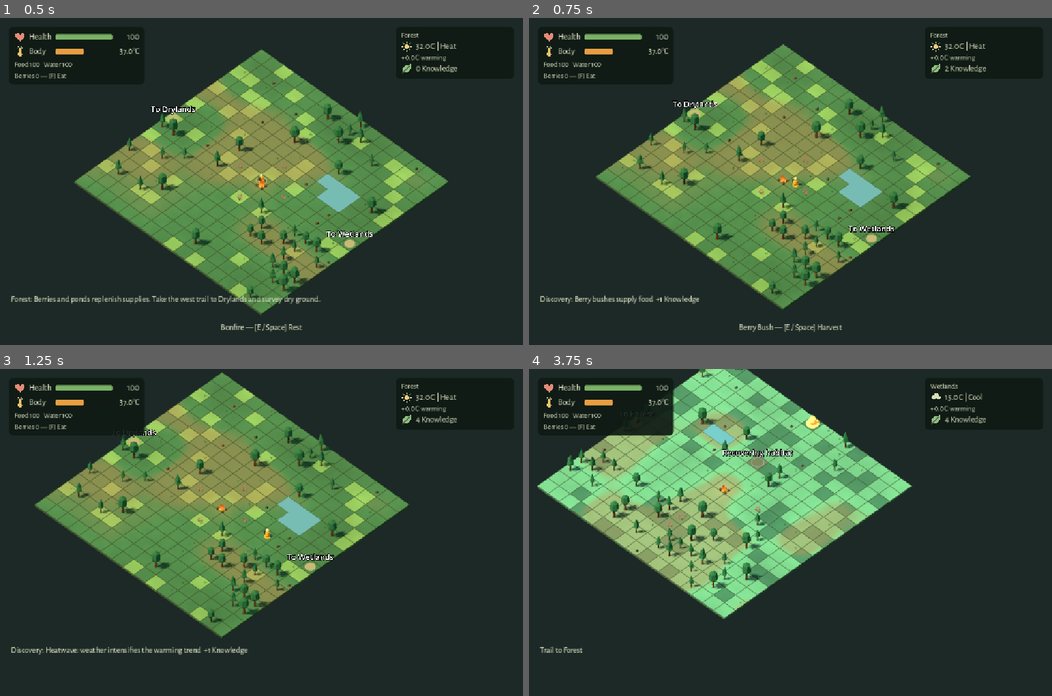
Above: before the commit, frames 1-4 (two rows, left to right).
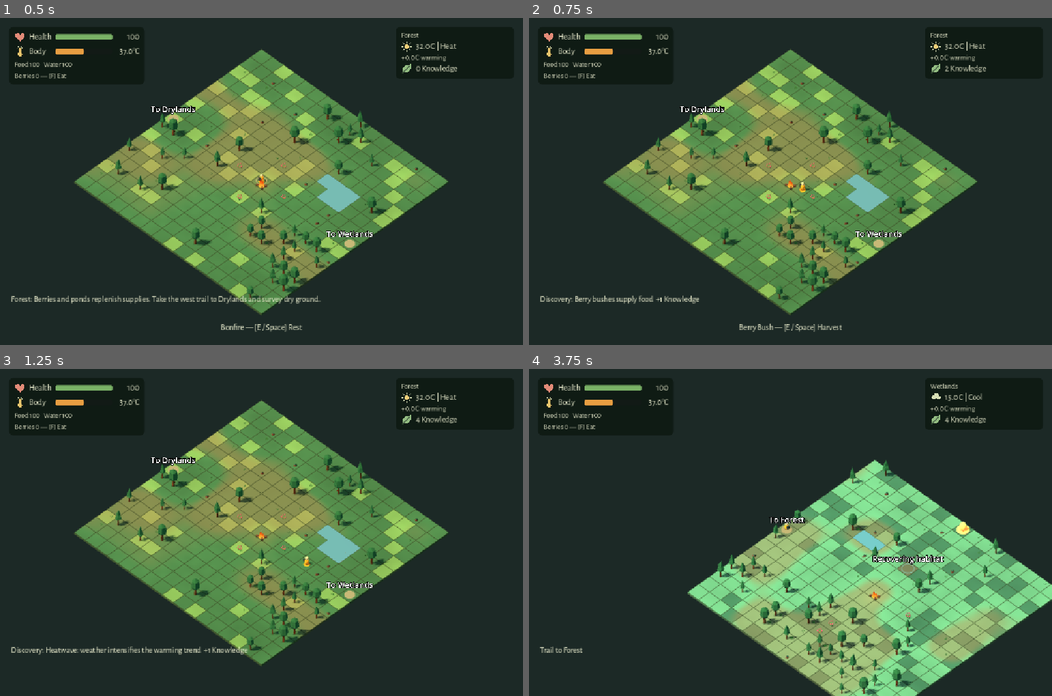
Above: after the commit, the same moments.

Repository: emir-masinovic/gameup-2026-nihilists
Game: Godot game, scene res://features/levels/forest/forest_level.tscn
Two runs of this game, one before a commit and one after it. Both use one fixed random seed, a clock stepped at 60 frames per second and the inputs below. This scene is started directly instead of the project's main scene.
Inputs (mouse positions are in pixels of both pictures, inside the frame that each line leads up to):
- Up to frame 1 (0.5 s): no input
- Up to frame 2 (0.75 s): tap Enter (ui_accept) at 0.5 s; move the mouse to (905, 165) at 0.52 s; hold D (move_east) from 0.53 s (still down); hold C (camera_mode_cycle) from 0.53 s (still down); click (905, 165) at 0.67 s
- Up to frame 3 (1.25 s): keep holding D (move_east); keep holding C (camera_mode_cycle); tap Enter (ui_accept) at 0.77 s; tap Middle mouse button (camera_orbit) at 0.8 s
- Up to frame 4 (3.75 s): release D (move_east) at 1.25 s; release C (camera_mode_cycle) at 1.25 s; drag from (685, 548) to (764, 597) at 1.27 s; move the mouse to (842, 460) at 2.02 s; hold D (move_east) 2.03-2.75 s; hold F (eat) 2.03-2.75 s; click (842, 460) at 2.17 s; tap C (camera_mode_cycle) at 2.3 s; drag from (764, 597) to (633, 483) at 2.77 s; move the mouse to (947, 581) at 3.52 s; hold A (move_west) from 3.53 s (still down); hold Middle mouse button (camera_orbit) from 3.53 s (still down); click (947, 581) at 3.67 s

Frame 1 is identical in both runs. In frame 2, 12% of the frame differs, in the area x 12-86%, y 8-91%; in frame 3, 25%; in frame 4, 49%, in the area x 1-100%, y 0-100%.

Commit message:
refactor: simplify camera modes and clean documentation

Diff:
--- a/features/levels/forest/camera_orbit.gd
+++ b/features/levels/forest/camera_orbit.gd
@@ -1,26 +1,22 @@
 extends Node3D
 signal mode_changed(mode: String)
 
-const CAMERA_MODES = ["Board Center", "Follow Player", "Free Camera"]
+const CAMERA_MODES = ["Follow Player", "Board Center"]
 const MIN_ZOOM = 10.0
 const MAX_ZOOM = 56.0
 const ZOOM_FACTOR = 0.88
-const MAX_FREE_OFFSET = 100.0
 var target_zoom = 42.0
 var target_yaw = PI * 0.25
 var target_pitch = PI * 0.25
 var pitch = PI * 0.25
 var drag_button = 0
-var mode = "Board Center"
+var mode = "Follow Player"
 var board_center = Vector3.ZERO
-var free_target = Vector3.ZERO
 var player_target: Node3D
-var _drag_pan = false
-var _last_default = "Board Center"
+var _last_default = "Follow Player"
 
 func _ready():
 	board_center = global_position
-	free_target = board_center
 	_last_default = SettingsManager.camera_mode
 	mode = _last_default
 	rotation.y = target_yaw
@@ -29,44 +25,33 @@
 	SettingsManager.graphics_changed.connect(_settings_changed)
 	get_tree().root.focus_exited.connect(_cancel_drag)
 
-# Region arrivals resolve the new target immediately, retaining only the free
-# inspection offset relative to the old board, never the old world position.
+# Region arrivals resolve the new player/board target immediately, retaining
+# orbit and zoom without carrying the old region position.
 func configure_targets(center: Vector3, player: Node3D, restore: Dictionary = {}):
 	board_center = center
 	player_target = player
-	free_target = center
 	if not restore.is_empty():
 		mode = restore.get("mode", mode)
 		if mode not in CAMERA_MODES:
-			mode = SettingsManager.camera_mode
+			mode = "Follow Player"
 		target_yaw = restore.get("target_yaw", restore.get("yaw", target_yaw))
 		rotation.y = restore.get("yaw", target_yaw)
 		target_pitch = restore.get("target_pitch", restore.get("pitch", target_pitch))
 		pitch = restore.get("pitch", target_pitch)
 		target_zoom = clampf(restore.get("target_zoom", restore.get("zoom", target_zoom)), MIN_ZOOM, MAX_ZOOM)
 		$Camera3D.size = clampf(restore.get("zoom", target_zoom), MIN_ZOOM, MAX_ZOOM)
-		var offset = restore.get("free_offset", Vector3.ZERO)
-		if offset is Vector3 and offset.is_finite():
-			free_target = center + offset.limit_length(MAX_FREE_OFFSET)
 	global_position = _target_position()
-	if mode == "Free Camera" and restore.get("free_position_offset") is Vector3:
-		var current_offset: Vector3 = restore.free_position_offset
-		if current_offset.is_finite():
-			global_position = center + current_offset.limit_length(MAX_FREE_OFFSET)
 	_cancel_drag()
 	_update_camera()
 
 func get_transition_state() -> Dictionary:
 	return {"mode": mode, "yaw": rotation.y, "target_yaw": target_yaw,
 		"pitch": pitch, "target_pitch": target_pitch, "zoom": $Camera3D.size,
-		"target_zoom": target_zoom, "free_offset": free_target - board_center,
-		"free_position_offset": global_position - board_center}
+		"target_zoom": target_zoom}
 
 func set_mode(value: String):
 	if value not in CAMERA_MODES or value == mode:
 		return
-	if value == "Free Camera":
-		free_target = global_position
 	mode = value
 	_cancel_drag()
 	mode_changed.emit(mode)
@@ -74,7 +59,7 @@
 func _target_position() -> Vector3:
 	if mode == "Follow Player" and is_instance_valid(player_target):
 		return player_target.global_position
-	return free_target if mode == "Free Camera" else board_center
+	return board_center
 
 func _settings_changed():
 	if _last_default != SettingsManager.camera_mode:
@@ -84,7 +69,6 @@
 
 func _cancel_drag():
 	drag_button = 0
-	_drag_pan = false
 
 func _input(event):
 	# Release is observed even when a UI control consumes the event.
@@ -102,7 +86,6 @@
 	if event is InputEventMouseButton and event.pressed:
 		if event.is_action_pressed("camera_orbit"):
 			drag_button = event.button_index
-			_drag_pan = mode == "Free Camera" and event.shift_pressed
 			get_viewport().set_input_as_handled()
 		elif event.is_action_pressed("camera_zoom_in"):
 			target_zoom = clampf(target_zoom * pow(ZOOM_FACTOR, maxf(event.factor, 1.0)), MIN_ZOOM, MAX_ZOOM)
@@ -115,16 +98,9 @@
 		if not event.button_mask & mask:
 			_cancel_drag()
 			return
-		if _drag_pan:
-			var camera = $Camera3D
-			var extent = camera.size if camera.projection == Camera3D.PROJECTION_ORTHOGONAL else camera.position.length() * 2.0 * tan(deg_to_rad(camera.fov * 0.5))
-			var units_per_pixel = extent / maxf(get_viewport().get_visible_rect().size.y, 1.0)
-			var displacement = (-camera.global_basis.x * event.relative.x + camera.global_basis.y * event.relative.y) * units_per_pixel
-			free_target = board_center + (free_target + displacement - board_center).limit_length(MAX_FREE_OFFSET)
-		else:
-			var sensitivity = SettingsManager.mouse_sensitivity
-			target_yaw = wrapf(target_yaw - event.relative.x * sensitivity, -PI, PI)
-			target_pitch += event.relative.y * sensitivity
+		var sensitivity = SettingsManager.mouse_sensitivity
+		target_yaw = wrapf(target_yaw - event.relative.x * sensitivity, -PI, PI)
+		target_pitch += event.relative.y * sensitivity
 		get_viewport().set_input_as_handled()
 
 func _notification(what):
--- a/features/menus/options_menu.gd
+++ b/features/menus/options_menu.gd
@@ -154,7 +154,7 @@
 			camera_mode.select(camera_modes.find(SettingsManager.camera_mode))
 			camera_mode.item_selected.connect(func(index): SettingsManager.camera_mode = camera_modes[index]; persist())
 			setting_row("Default camera mode", camera_mode, "CameraMode")
-			label("Cycle modes with the camera mode binding. In Free Camera, hold Shift while dragging the orbit button to pan.")
+			label("Cycle Follow Player and Board Center with the camera mode binding.")
 			var modes = ["Orthographic", "Perspective"]
 			var projection = segmented_control(modes, modes.find(SettingsManager.camera_projection), func(index): SettingsManager.camera_projection = modes[index]; persist())
 			projection.add_theme_constant_override("separation", 12)
--- a/features/settings/settings_manager.gd
+++ b/features/settings/settings_manager.gd
@@ -7,8 +7,8 @@
 const MAX_MOUSE_SENSITIVITY = 0.02
 var mouse_sensitivity = DEFAULT_MOUSE_SENSITIVITY
 var camera_projection = "Orthographic"
-const CAMERA_MODES = ["Board Center", "Follow Player", "Free Camera"]
-var camera_mode = "Board Center"
+const CAMERA_MODES = ["Follow Player", "Board Center"]
+var camera_mode = "Follow Player"
 
 const DEFAULT_BINDINGS = {
 	"move_north": [KEY_W, KEY_UP], "move_south": [KEY_S, KEY_DOWN],
@@ -63,8 +63,8 @@
 	shadow_quality = shadows if shadows is int and shadows in [0, 1, 2, 3] else 2
 	var projection = config.get_value("gameplay", "camera_projection", "Orthographic")
 	camera_projection = projection if projection is String and projection in ["Orthographic", "Perspective"] else "Orthographic"
-	var saved_mode = config.get_value("gameplay", "camera_mode", "Board Center")
-	camera_mode = saved_mode if saved_mode is String and saved_mode in CAMERA_MODES else "Board Center"
+	var saved_mode = config.get_value("gameplay", "camera_mode", "Follow Player")
+	camera_mode = saved_mode if saved_mode is String and saved_mode in CAMERA_MODES else "Follow Player"
 	var sensitivity = config.get_value("controls", "mouse_sensitivity", DEFAULT_MOUSE_SENSITIVITY)
 	mouse_sensitivity = clampf(float(sensitivity), MIN_MOUSE_SENSITIVITY, MAX_MOUSE_SENSITIVITY) if (sensitivity is float or sensitivity is int) and is_finite(float(sensitivity)) else DEFAULT_MOUSE_SENSITIVITY
 	var candidate = config.get_value("controls", "bindings", {})
@@ -178,7 +178,7 @@
 	match category:
 		"Gameplay":
 			camera_projection = "Orthographic"
-			camera_mode = "Board Center"
+			camera_mode = "Follow Player"
 		"Audio":
 			volumes = {"Master": 0.8, "Music": 0.8, "SFX": 0.8}
 		"Controls":
--- a/tests/camera_grid_test.gd
+++ b/tests/camera_grid_test.gd
@@ -25,6 +25,7 @@
 	var world = current_scene
 	world.set_process(false)
 	var rig = world.get_node("CameraRig")
+	rig.set_mode("Board Center")
 	var camera = rig.get_node("Camera3D")
 	var grid_snapshot = world.grid.cells.duplicate(true)
 	var center = world.grid.world_position(world.grid.start)
--- a/tests/camera_modes_test.gd
+++ b/tests/camera_modes_test.gd
@@ -35,7 +35,18 @@
 	settings.load_settings()
 	check(settings.bindings.move_north == [KEY_C, KEY_UP] and settings.bindings.interact == [KEY_F, KEY_SPACE], "Legacy player bindings are preserved")
 	check(settings.bindings.camera_mode_cycle == [0, 0] and settings.bindings.eat == [0, 0], "Conflicting newly added defaults are unbound")
-	check(settings.camera_mode == "Board Center", "Invalid mode uses Board Center")
+	check(settings.camera_mode == "Follow Player", "Invalid mode uses Follow Player")
+	config.set_value("gameplay", "camera_mode", "Free Camera")
+	config.save(settings.storage_path)
+	settings.load_settings()
+	check(settings.camera_mode == "Follow Player", "Removed mode migrates safely to Follow Player")
+	settings.save_settings()
+	config.load(settings.storage_path)
+	check(config.get_value("gameplay", "camera_mode") == "Follow Player", "Next save persists the migrated mode")
+	config.erase_section_key("gameplay", "camera_mode")
+	config.save(settings.storage_path)
+	settings.load_settings()
+	check(settings.camera_mode == "Follow Player", "Missing setting uses Follow Player")
 	settings.reset_defaults()
 	var saves = root.get_node("SaveManager")
 	saves.storage_path = "user://camera_modes_progression.json"
@@ -50,12 +61,15 @@
 	var center = world.grid.world_position(world.grid.start)
 	rig.configure_targets(center, player)
 	var cells = world.grid.cells.duplicate(true)
-	check(rig.mode == "Board Center" and rig.global_position.is_equal_approx(center), "Board Center starts at existing pivot")
+	check(rig.mode == "Follow Player" and rig.global_position.is_equal_approx(player.global_position), "Fresh settings follow the actual player")
+	check(settings.CAMERA_MODES == ["Follow Player", "Board Center"], "Only two public modes remain")
 	var cycle = InputEventKey.new()
 	cycle.physical_keycode = KEY_C
 	cycle.pressed = true
 	rig._unhandled_input(cycle)
-	check(rig.mode == "Follow Player" and settings.camera_mode == "Board Center", "C cycles temporarily without replacing saved default")
+	check(rig.mode == "Board Center" and settings.camera_mode == "Follow Player", "C switches to Board Center without replacing saved default")
+	rig._unhandled_input(cycle)
+	check(rig.mode == "Follow Player", "C switches back to Follow Player")
 	player.global_position += Vector3(4, 0, 0)
 	var before = rig.global_position
 	rig._process(0.01)
@@ -63,36 +77,33 @@
 	rig._process(10.0)
 	check(rig.global_position.is_equal_approx(player.global_position), "Follow reaches actual player")
 	var before_orbit = rig.target_yaw
-	rig._unhandled_input(cycle)
-	check(rig.mode == "Free Camera", "C reaches Free Camera")
 	var press = InputEventMouseButton.new()
 	press.button_index = MOUSE_BUTTON_MIDDLE
 	press.pressed = true
 	press.shift_pressed = true
 	rig._unhandled_input(press)
 	var motion = InputEventMouseMotion.new()
-	motion.relative = Vector2(70, 40)
+	motion.relative = Vector2(70,40)
 	motion.button_mask = MOUSE_BUTTON_MASK_MIDDLE
-	var free_before = rig.free_target
 	rig._unhandled_input(motion)
-	check(not rig.free_target.is_equal_approx(free_before) and is_equal_approx(rig.target_yaw, before_orbit), "Shift orbit binding pans free target without orbit")
-	check(world.grid.cells == cells, "Free pan does not mutate logical grid")
-	rig._process(0.01)
-	check(not rig.global_position.is_equal_approx(rig.free_target), "Free pan interpolates")
-	motion.relative = Vector2(100000, 100000)
-	rig._unhandled_input(motion)
-	check(rig.free_target.distance_to(center) <= rig.MAX_FREE_OFFSET + 0.01, "Inspection range is bounded")
+	check(rig.target_yaw != before_orbit and world.grid.cells == cells, "Shift drag remains orbit and does not mutate the grid")
 	press.pressed = false
 	rig._input(press)
-	check(rig.drag_button == 0, "Mouse release ends pan")
+	check(rig.drag_button == 0, "Mouse release ends orbit")
 	var state = rig.get_transition_state()
-	var next_center = center + Vector3(200, 0, 20)
-	rig.configure_targets(next_center, player, state)
-	check(rig.mode == "Free Camera" and rig.global_position.is_equal_approx(next_center + state.free_position_offset) and rig.free_target.is_equal_approx(next_center + state.free_offset), "Region restore remaps free target immediately")
+	check(not state.has("free_offset") and not state.has("free_position_offset"), "Transition state has no removed pan data")
+	rig.configure_targets(center + Vector3(200,0,20), player, state)
+	check(rig.mode == "Follow Player" and rig.global_position.is_equal_approx(player.global_position), "Region restore follows the new actual player target")
 	check(is_equal_approx(rig.pitch, state.pitch) and is_equal_approx(rig.target_zoom, state.target_zoom), "Region restore retains view state")
+	state.mode = "Free Camera"
+	rig.configure_targets(center, player, state)
+	check(rig.mode == "Follow Player", "Removed runtime mode restores safely to Follow Player")
+	rig.set_mode("Board Center")
 	settings.volumes.Master = 0.5
 	settings.apply_settings()
-	check(rig.mode == "Free Camera", "Audio changes preserve temporary runtime mode")
+	check(rig.mode == "Board Center", "Audio changes preserve temporary runtime mode")
+	settings.camera_mode = "Board Center"
+	settings.apply_settings()
 	settings.camera_mode = "Follow Player"
 	settings.apply_settings()
 	check(rig.mode == "Follow Player", "Changing saved Gameplay default applies immediately")
@@ -110,12 +121,12 @@
 	check(rig.mode == "Follow Player", "Options rejects camera cycling")
 	var options = flow.pause_menu.options
 	options.show_category("Gameplay")
-	check(options.content.get_node("CameraModeRow/CameraMode").item_count == 3, "Gameplay exposes three defaults")
+	check(options.content.get_node("CameraModeRow/CameraMode").item_count == 2, "Gameplay exposes two defaults")
 	settings.reset_category("Gameplay")
-	check(rig.mode == "Board Center" and settings.camera_projection == "Orthographic", "Gameplay reset restores mode and projection")
+	check(rig.mode == "Follow Player" and settings.camera_projection == "Orthographic", "Gameplay reset restores mode and projection")
 	flow.resume()
 	rig._unhandled_input(cycle)
-	check(rig.mode == "Follow Player", "Resume restores camera input")
+	check(rig.mode == "Board Center", "Resume restores camera input")
 	flow.main_menu()
 	await process_frame
 	await process_frame
--- a/tests/survival_camera_scene_test.gd
+++ b/tests/survival_camera_scene_test.gd
@@ -168,7 +168,7 @@
 		await process_frame
 		await process_frame
 		var picker = options.content.get_node("CameraModeRow/CameraMode")
-		check(picker.item_count == 3 and bounds.encloses(picker.get_global_rect()), "Gameplay camera picker fits " + str(size_value))
+		check(picker.item_count == 2 and bounds.encloses(picker.get_global_rect()), "Gameplay camera picker fits " + str(size_value))
 		await capture("survival_options_" + str(size_value.x))
 		flow.resume()
 		await process_frame
Not shown, changed: docs/ARCHITECTURE.md
Not shown, removed: docs/ONUR_INTEGRATION.md
Not shown, removed: docs/REGIONS_VALIDATION.md
Not shown, removed: docs/RELEASE_VALIDATION.md
Not shown, removed: docs/SURVIVAL_VALIDATION.md
